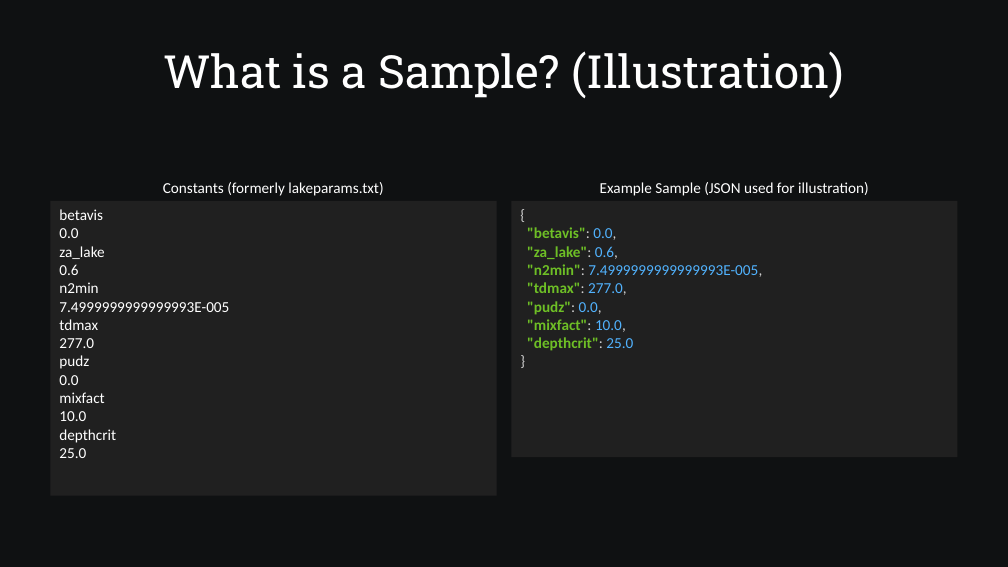
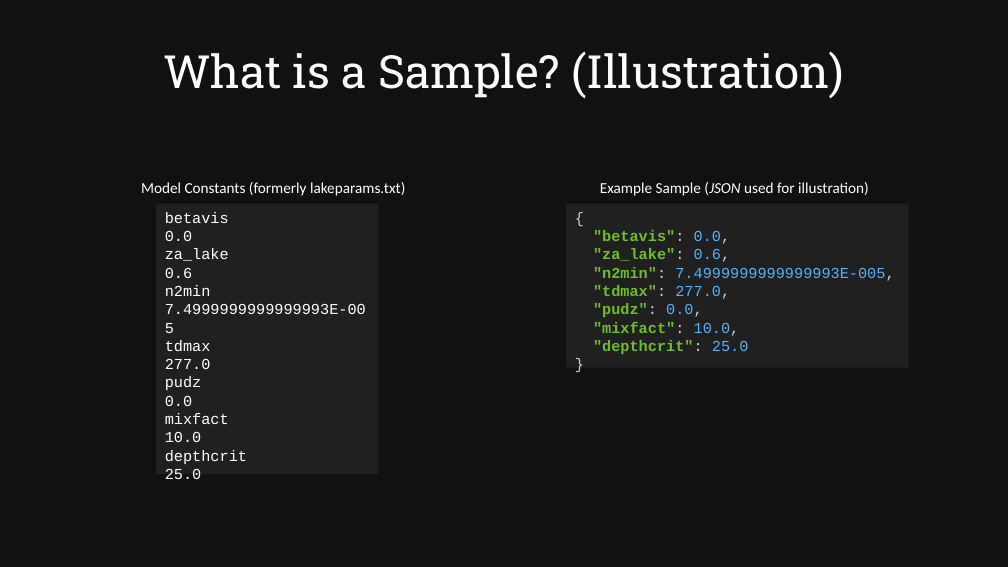
Before and after one commit to SamAllen06/lake_temp_work, a slide deck: slide 12 of documentation/for_collaborators/TestingSoftwareOverview.odp. Drawn at 1008x567 pixels with LibreOffice and Linux fonts; fonts in the diff are those of the drawing. Boxes give left, top, right and bottom in pixels: in the first picture for what was removed or moved away, otherwise in the second. Text is boxed around its words. In the diff, an @@ line names an element or a change of style, - is before the commit and + after.

```diff
--- a/documentation/for_collaborators/TestingSoftwareOverview.odp
+++ b/documentation/for_collaborators/TestingSoftwareOverview.odp
@@ text "Example Sample (JSON used for ..." at [600,182,869,196]: italic on in "(JSON" @@
@@ text at [141,182,405,196]: text changed @@
-Constants (formerly lakeparams.txt)
+Model Constants (formerly lakeparams.txt)
@@ rectangle "betavis": place and size @@
-rectangle "betavis" at [50,201,497,496]
+rectangle "betavis" at [155,204,379,475]
@@ rectangle "betavis" at [155,204,379,475]: font Calibri to Courier New @@
@@ rectangle "{" at [566,204,909,368]: font Calibri to Courier New @@
@@ rectangle "{": place and size @@
-rectangle "{" at [511,201,958,457]
+rectangle "{" at [566,204,909,368]
```
Also in this commit, not shown: 15 other slides changed, 3 slides added, 1 slide removed, 3 other files.
